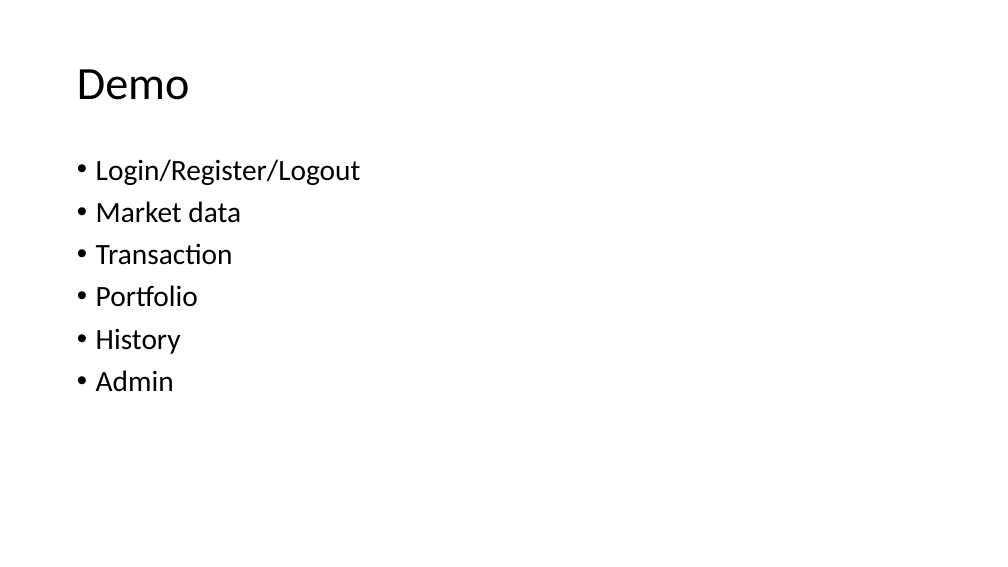
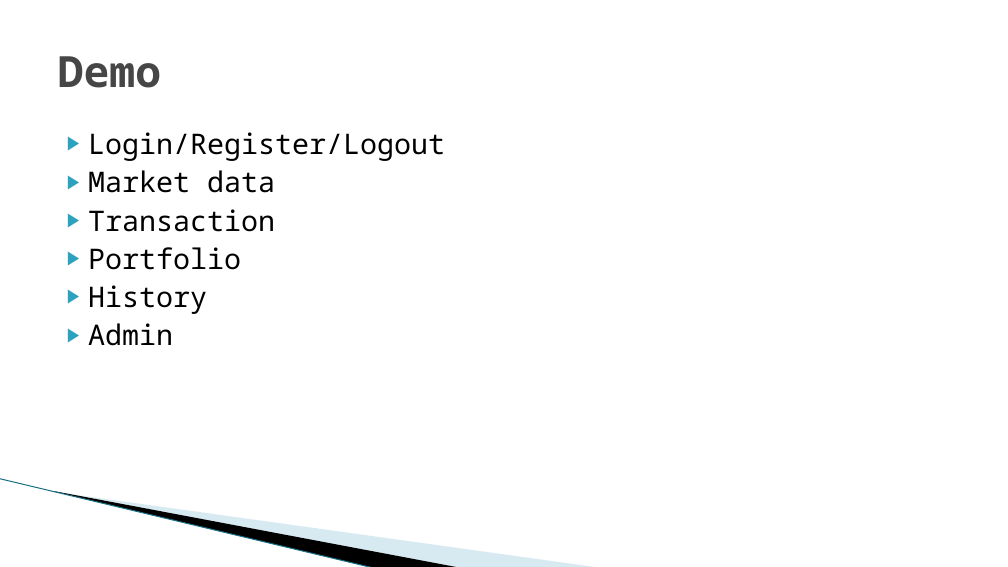
Before and after one commit to nieyan0723/YFTS, a slide deck: slide 7 of TableScheme/YahooFinance.pptx. Drawn at 1008x567 pixels with LibreOffice and Linux fonts; fonts in the diff are those of the drawing; background and template pictures are left out. Boxes give left, top, right and bottom in pixels: in the first picture for what was removed or moved away, otherwise in the second. Text is boxed around its words. In the diff, an @@ line names an element or a change of style, - is before the commit and + after.

```diff
--- a/TableScheme/YahooFinance.pptx
+++ b/TableScheme/YahooFinance.pptx
@@ title "Demo" moved from (x1=77, y1=69, x2=190, y2=100) to (x1=58, y1=56, x2=161, y2=88) @@
@@ title "Demo" at (x1=58, y1=56, x2=161, y2=88): size 44 to 41 pt, font Calibri to Noto Sans Mono, text colour #000000 to #464646, bold on; line spacing 0.9 to 1 @@
@@ text "Login/Register/Logout" moved from (x1=96, y1=159, x2=361, y2=392) to (x1=88, y1=132, x2=445, y2=346) @@
@@ text "Login/Register/Logout" at (x1=88, y1=132, x2=445, y2=346): size 28 to 27 pt, font Calibri to Noto Sans Mono; bullet • to ▶; line spacing 0.9 to 1; less space between paragraphs @@
@@ line added from (0, 479) to (374, 567), #97C5D8 0.95 pt @@
@@ freeform shape added at (x1=54, y1=491, x2=461, y2=567), fill #000000 @@
@@ freeform shape added at (x1=55, y1=492, x2=600, y2=567), fill #A0CBDC at 40% opacity @@
```
Also in this commit, not shown: 8 other slides changed.
